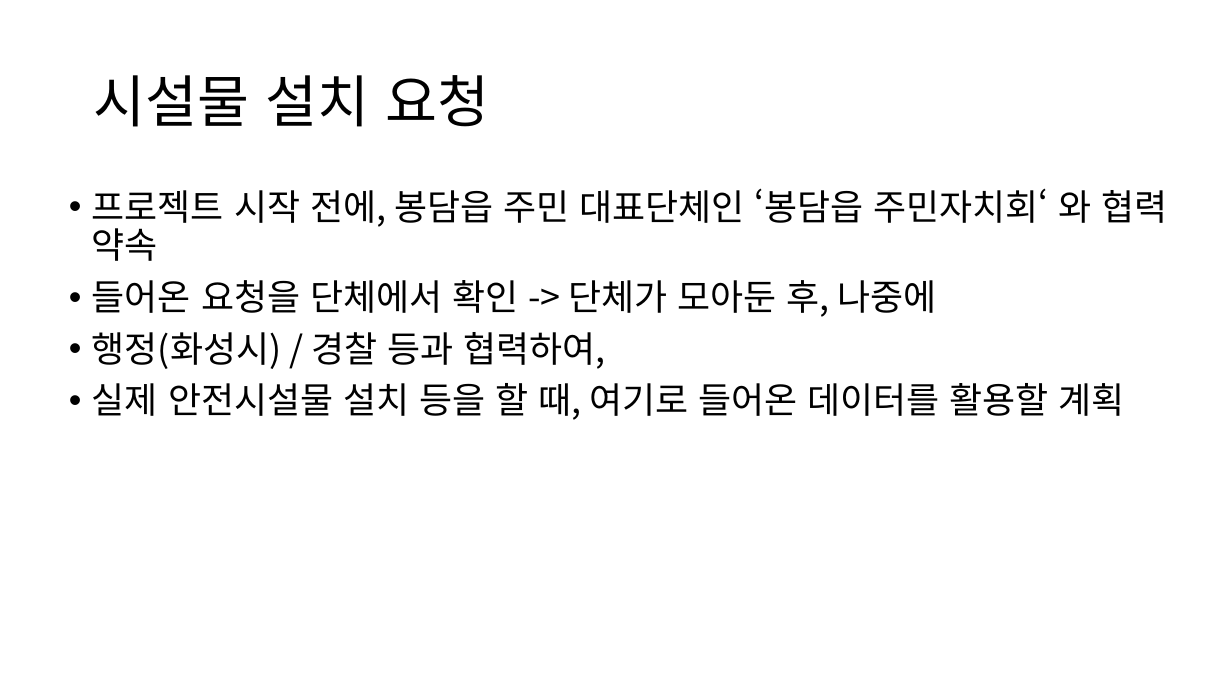
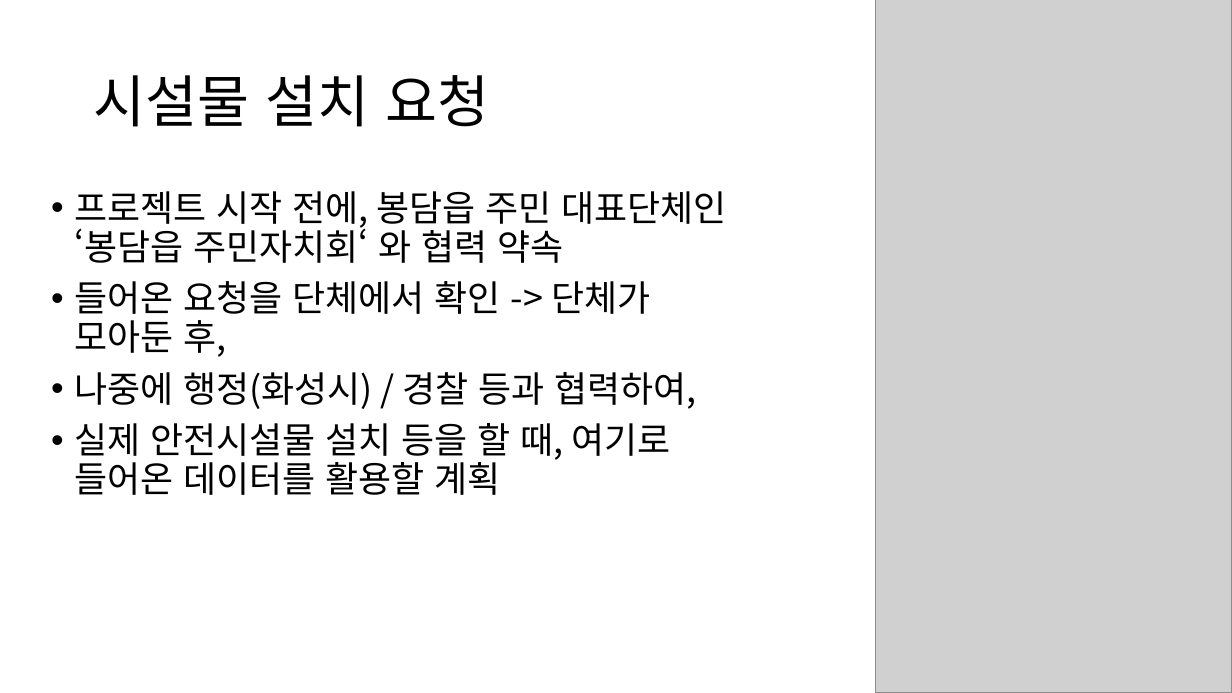
Before and after one commit to bongdam-safety/documents, a slide deck: slide 4 of 프로젝트 발표회/발표자료.pptx (slide 3 before the commit). Drawn at 1232x693 pixels with LibreOffice and Linux fonts; fonts in the diff are those of the drawing; grey boxes stand for pictures. Boxes give left, top, right and bottom in pixels: in the first picture for what was removed or moved away, otherwise in the second. Text is boxed around its words. In the diff, an @@ line names an element or a change of style, - is before the commit and + after.

```diff
--- a/프로젝트 발표회/발표자료.pptx
+++ b/프로젝트 발표회/발표자료.pptx
@@ picture added at <box>875,0,1232,693</box> @@
@@ text "프로젝트 시작 전에, 봉담읍 주민 ...": place and size @@
-text "프로젝트 시작 전에, 봉담읍 주민 ..." at <box>92,188,1168,420</box>
+text "프로젝트 시작 전에, 봉담읍 주민 ..." at <box>74,191,727,495</box>
@@ text at <box>74,281,697,409</box>: spaces changed @@
-• 들어온 요청을 단체에서 확인 -> 단체가 모아둔 후, 나중에
-• 행정(화성시) / 경찰 등과 협력하여,
+• 들어온 요청을 단체에서 확인 -> 단체가 모아둔 후,
+• 나중에 행정(화성시) / 경찰 등과 협력하여,
```
Also in this commit, not shown: 2 other slides changed, 2 slides added.
